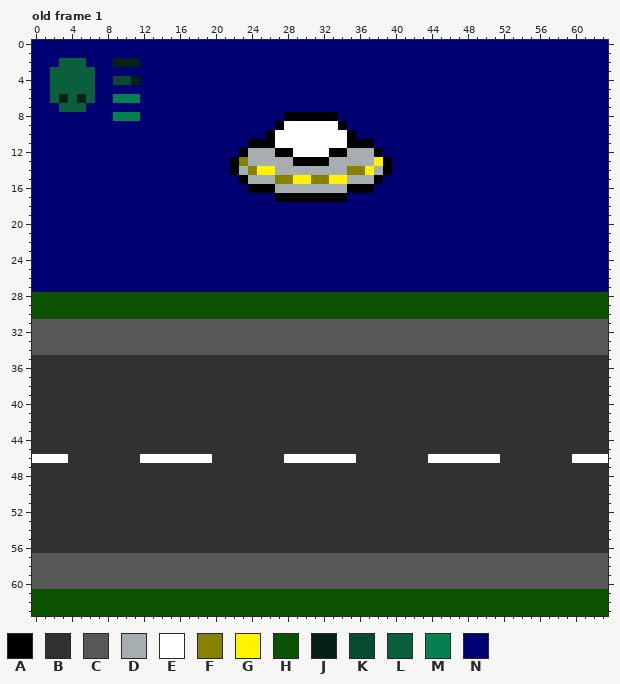
Pixel-art file: Abduction101/mockups/mockups-ui.aseprite. That is the earlier state.
64x64 pixels, 1 frame. Shown: old frame 1. The commit also changed other frames, which this record leaves out.
Visible layers, top first: "Layer 6", "Layer 1", "Layer 2".
Palette (. is transparent): A #000000  B #313131  C #575757  D #a6aeb2  E #ffffff  F #878100  G #fff300  H #0a5100  J #042115  K #084b30  L #0a603d  M #05814f  N #000072
Pixels before, old frame 1 (only the part around the change), first column x 0:
 0 NNNNNNNNNNNNNNNNNNNNN
 1 NNNNNNNNNNNNNNNNNNNNN
 2 NNNLLLNNNJJJNNNNNNNNN
 3 NNLLLLLNNNNNNNNNNNNNN
 4 NNLLLLLNNKKJNNNNNNNNN
 5 NNLLLLLNNNNNNNNNNNNNN
 6 NNLJLJLNNMMMNNNNNNNNN
 7 NNNLLLNNNNNNNNNNNNNNN
 8 NNNNNNNNNMMMNNNNNNNNN
 9 NNNNNNNNNNNNNNNNNNNNN
10 NNNNNNNNNNNNNNNNNNNNN
11 NNNNNNNNNNNNNNNNNNNNN
12 NNNNNNNNNNNNNNNNNNNNN
13 NNNNNNNNNNNNNNNNNNNNN
14 NNNNNNNNNNNNNNNNNNNNN
15 NNNNNNNNNNNNNNNNNNNNN
16 NNNNNNNNNNNNNNNNNNNNN
17 NNNNNNNNNNNNNNNNNNNNN
18 NNNNNNNNNNNNNNNNNNNNN
19 NNNNNNNNNNNNNNNNNNNNN
20 NNNNNNNNNNNNNNNNNNNNN
And afterwards:
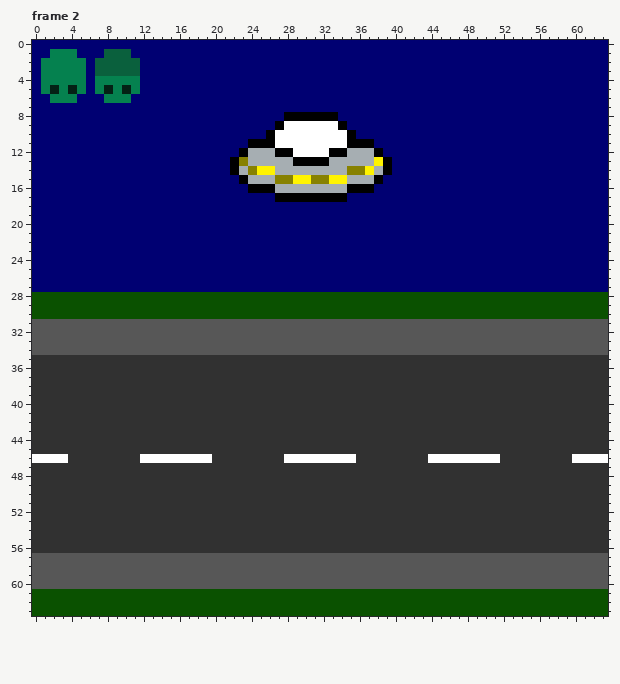
A new or re-ordered frame is compared with the old frame closest to it.
The commit says: testing fonts for ui changed shader config to work ok in 64x64 some ui mockups for objectives
The exact change:
frames 1 -> 4
Changed rows in their new state; - is an unchanged pixel.
Frame 2 is new; against old frame 1, layer "Layer 6":
first column x 1:
 1 -MMM---LLL-
 2 MMMMM-LLLLL
 3 MMMMMNLLLLL
 4 MMMMMNMMMMM
 5 MJMJMNMJMJM
 6 -MMMNN-M--N
 7 --NNN------
 8 --------NNN
Where, in picture pixels (left, top, right, bottom), the same in both pictures:
changed: (41, 49, 140, 121)
